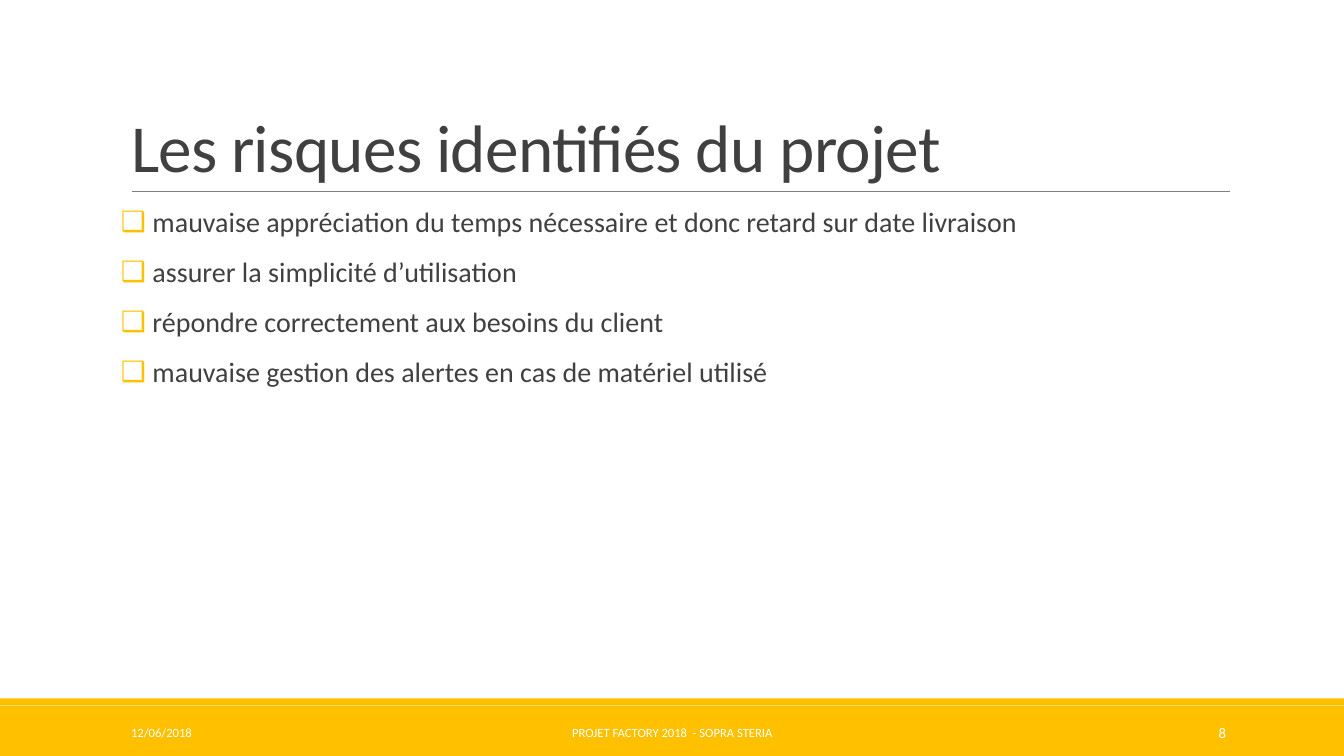
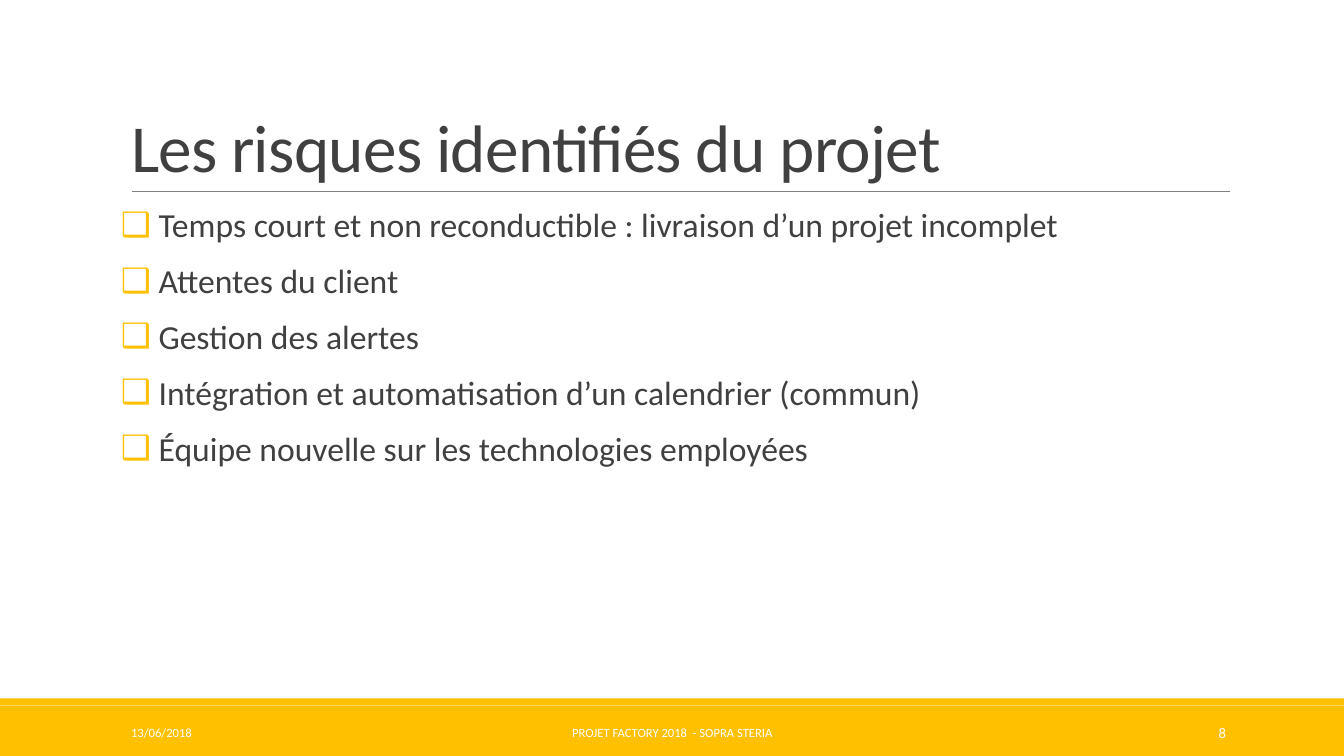
Before and after one commit to Pweting/ProjetFinalAAA, a slide deck: slide 8 of ProjetFinalAAA-Factory.pptx. Drawn at 1344x756 pixels with LibreOffice and Linux fonts; fonts in the diff are those of the drawing. Boxes give left, top, right and bottom in pixels: in the first picture for what was removed or moved away, otherwise in the second. Text is boxed around its words. In the diff, an @@ line names an element or a change of style, - is before the commit and + after.

```diff
--- a/ProjetFinalAAA-Factory.pptx
+++ b/ProjetFinalAAA-Factory.pptx
@@ text at [159, 213, 1058, 467]: text changed; size 20 to 24 pt @@
-❑ mauvaise appréciation du temps nécessaire et donc retard sur date livraison
-❑ assurer la simplicité d’utilisation
-❑ répondre correctement aux besoins du client
-❑ mauvaise gestion des alertes en cas de matériel utilisé
+❑ Temps court et non reconductible : livraison d’un projet incomplet
+❑ Attentes du client
+❑ Gestion des alertes
+❑ Intégration et automatisation d’un calendrier (commun)
+❑ Équipe nouvelle sur les technologies employées
@@ text at [131, 728, 192, 738]: text changed @@
-12/06/2018
+13/06/2018
```
Also in this commit, not shown: 30 other slides changed, 3 slides added, 2 slides removed, 3 other files.
